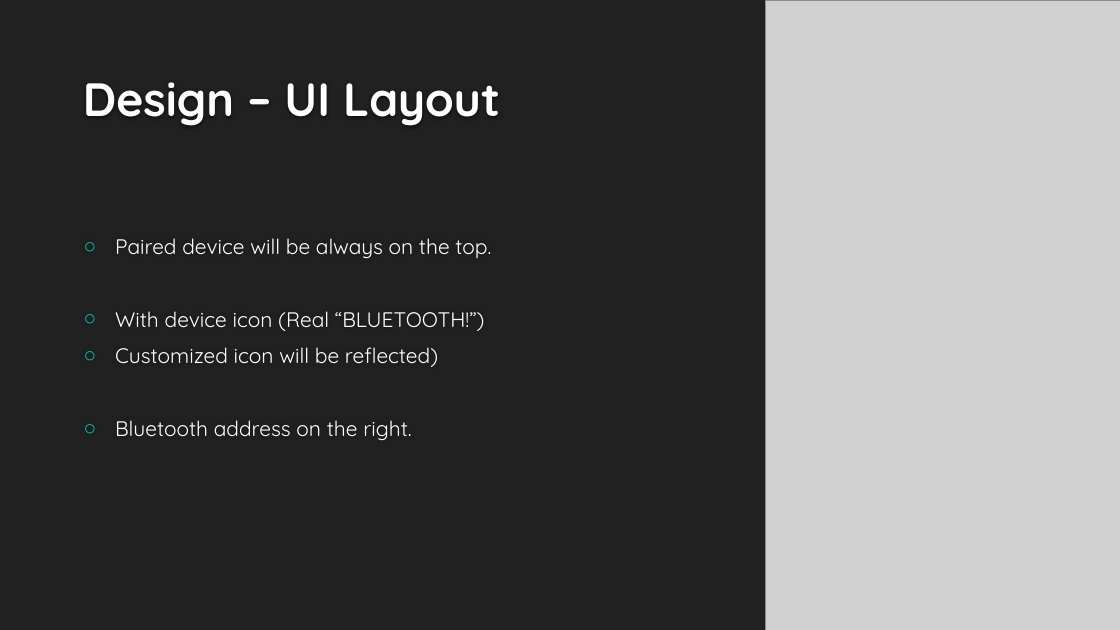
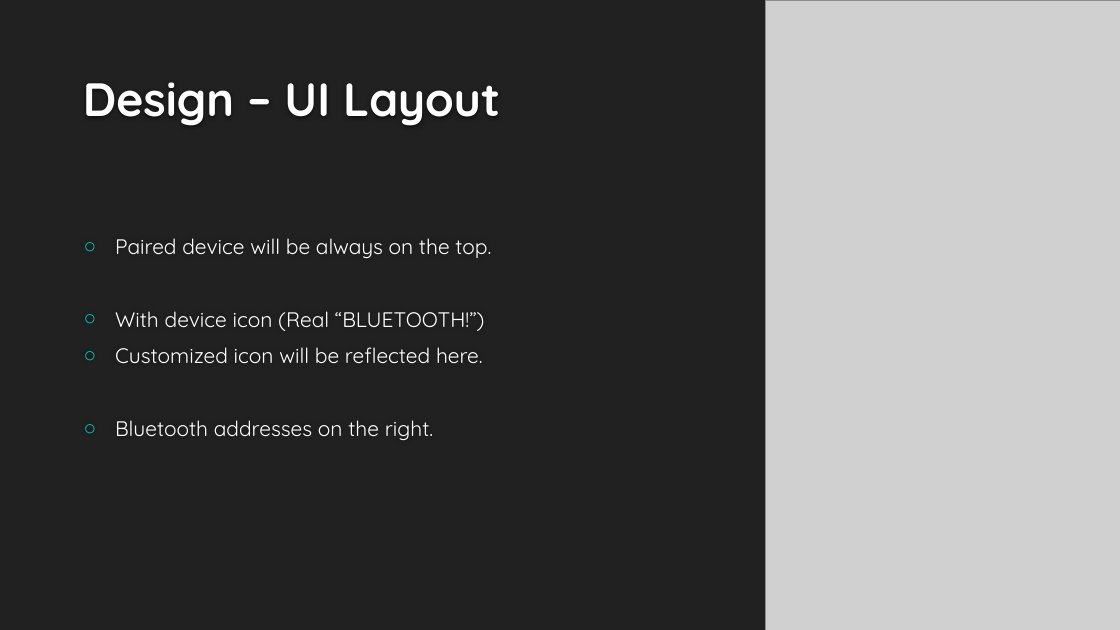
Before and after one commit to peiZ-peter/BluetoothChat, a slide deck: slide 6 of Presentation.pptx. Drawn at 1120x630 pixels with LibreOffice and Linux fonts; fonts in the diff are those of the drawing; grey boxes stand for pictures; background and template pictures are left out. Boxes give left, top, right and bottom in pixels: in the first picture for what was removed or moved away, otherwise in the second. Text is boxed around its words. In the diff, an @@ line names an element or a change of style, - is before the commit and + after.

```diff
--- a/Presentation.pptx
+++ b/Presentation.pptx
@@ text at <box>115,347,483,440</box>: text changed @@
-○ Customized icon will be reflected)
-○ Bluetooth address on the right.
+○ Customized icon will be reflected here.
+○ Bluetooth addresses on the right.
```
Also in this commit, not shown: 9 other slides changed, 4 slides added, 6 slides removed.
